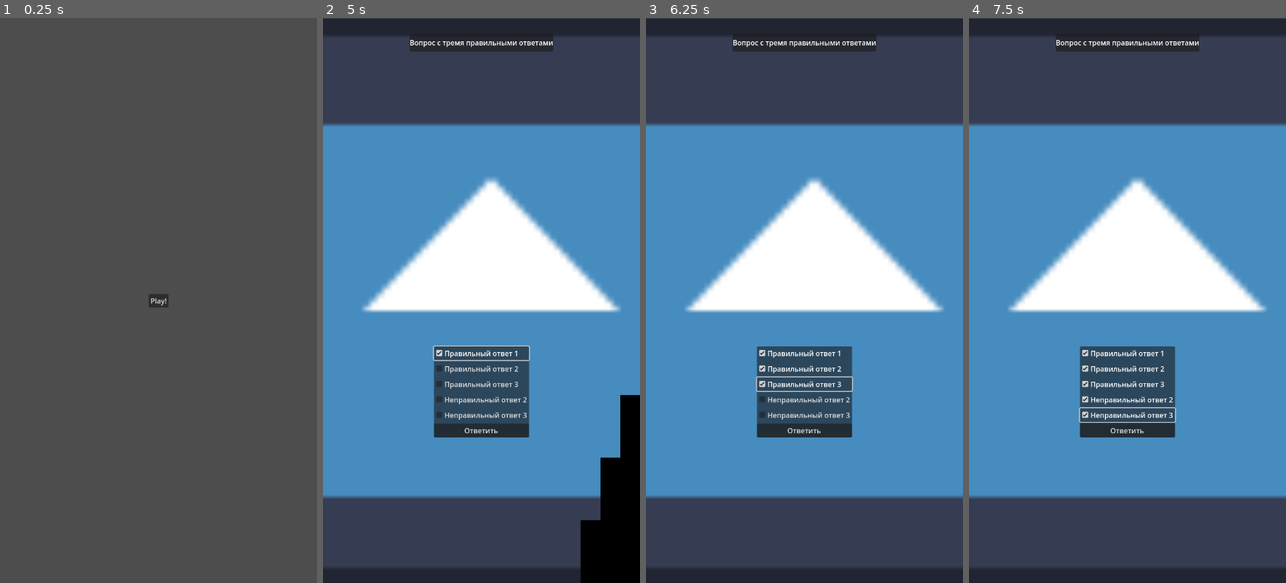
Above: before the commit, frames 1-4 (left to right).
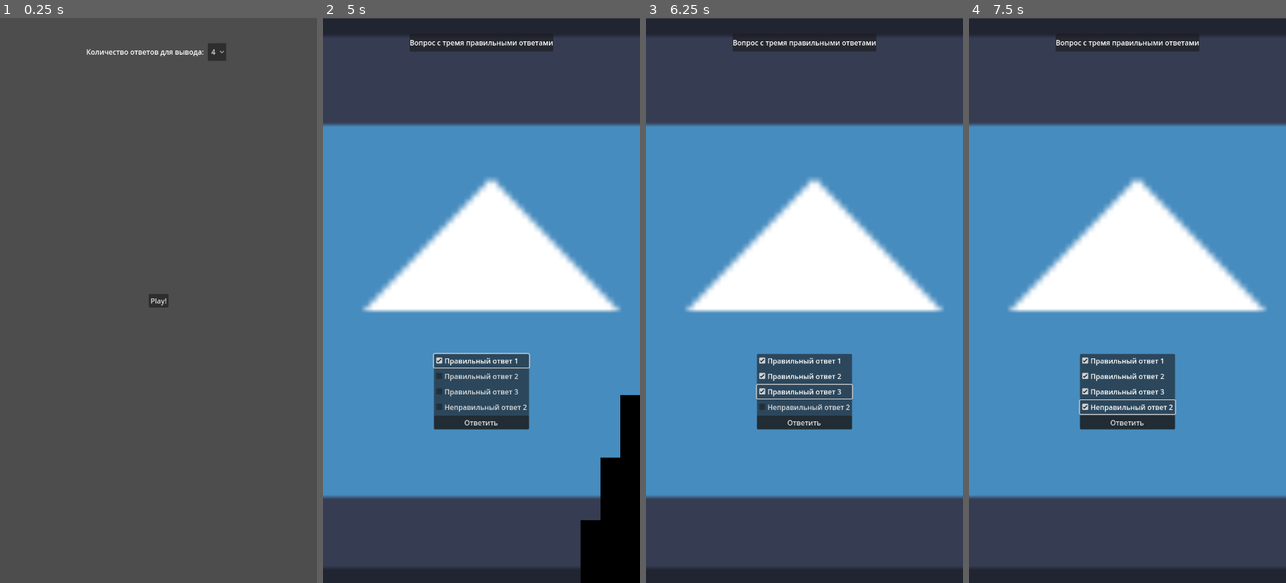
Above: after the commit, the same moments.

Repository: ash4rk/ad-aurum-quiz
Game: Godot game, scene res://main.tscn
Two runs of this game, one before a commit and one after it. Both use one fixed random seed, a clock stepped at 60 frames per second and the inputs below.
Inputs (mouse positions are in pixels of both pictures, inside the frame that each line leads up to):
- Up to frame 1 (0.25 s): no input
- Up to frame 2 (5 s): click (538, 51) at 0.5 s, where only the run after the commit has a clickable "4"; click "Play!" at 1.25 s; click "Россия" at 2 s; click "Next question" at 2.75 s; click "Next question" at 3.5 s; click "Правильный ответ 1" at 4.25 s
- Up to frame 3 (6.25 s): click "Правильный ответ 2" at 5 s; click "Правильный ответ 3" at 5.75 s
- Up to frame 4 (7.5 s): click "Неправильный ответ 2" at 6.5 s; click (1127, 413) at 7.25 s, where only the run before the commit has a clickable "Неправильный ответ 3"

The runs differ from the first frame. In frame 1, 0.4% of the frame differs, in the area x 27-72%, y 4-8%; in frame 2, 2.5%; in frame 3, 2.5%, in the area x 34-66%, y 58-75%; in frame 4, 2.5%.

Commit message:
FEAT: Implement ability to choose number of answers

Diff:
--- a/globals/global.gd
+++ b/globals/global.gd
@@ -8,6 +8,7 @@
 var _questions: Array
 var _question_idx: int = -1
 var correct_answers: = 0
+var answers_number_display: int = 4
 
 func _ready():
 	var json_string = FileAccess.get_file_as_string(QUESTIONS_JSON_PATH)
@@ -19,7 +20,7 @@
 		_load_eng_game_screen()
 		return
 
-	var next_question: Dictionary = _questions[_question_idx]
+	var next_question: Dictionary = _filter_by_answers_number(_questions[_question_idx])
 
 	if _count_correct_answers(next_question.answers) > 1:
 		_load_next_multi_question(next_question)
@@ -29,6 +30,28 @@
 func reset_game():
 	_question_idx = -1
 	correct_answers = 0
+
+func _filter_by_answers_number(question: Dictionary) -> Dictionary:
+	var result_question: Dictionary
+	# Pop first correct answer from question.answers
+	var first_correct_answer = question.answers.pop_at(_get_first_correct_idx(question.answers))
+	# Add one correct answer
+	result_question.answers = [first_correct_answer]
+	# Fill another answers
+	for i in range(answers_number_display-1):
+		result_question.answers.push_back(question.answers[i])
+	# Add other fields to question
+	result_question.question = question.question
+	result_question.background = question.background
+	return result_question
+
+func _get_first_correct_idx(answers: Array) -> int:
+	for i in range(answers.size()):
+		if answers[i].correct:
+			return i
+	assert(false, "ERROR: Question does not have a single correct answer.");
+	return 0
+
 
 func _pass_end_game_params(scene):
 	scene.correct_answers = correct_answers
--- a/main.gd
+++ b/main.gd
@@ -1,9 +1,14 @@
 extends Node
 
 const QUESTION_SCREEN_PATH = "res://scenes/question_screen.tscn"
+
+@onready var answers_number_option: OptionButton = $CanvasLayer/HBoxContainer/AnswersNumberOption
 
 func _ready():
 	await SceneManager.scene_loaded
 
 func _on_play_button_pressed():
 	Global.load_next_screen()
+
+func _on_answers_number_option_item_selected(index):
+	Global.answers_number_display = int(answers_number_option.get_item_text(index))
--- a/main.tscn
+++ b/main.tscn
@@ -21,4 +21,32 @@
 grow_vertical = 2
 text = "Play!"
 
+[node name="HBoxContainer" type="HBoxContainer" parent="CanvasLayer"]
+anchors_preset = 5
+anchor_left = 0.5
+anchor_right = 0.5
+offset_left = -164.5
+offset_top = 57.0
+offset_right = 164.5
+offset_bottom = 97.0
+grow_horizontal = 2
+
+[node name="AnswersNumberOptionLabel" type="Label" parent="CanvasLayer/HBoxContainer"]
+layout_mode = 2
+text = "Количество ответов для вывода: "
+
+[node name="AnswersNumberOption" type="OptionButton" parent="CanvasLayer/HBoxContainer"]
+layout_mode = 2
+item_count = 4
+selected = 2
+popup/item_0/text = "2"
+popup/item_0/id = 0
+popup/item_1/text = "3"
+popup/item_1/id = 1
+popup/item_2/text = "4"
+popup/item_2/id = 2
+popup/item_3/text = "5"
+popup/item_3/id = 3
+
 [connection signal="pressed" from="CanvasLayer/PlayButton" to="." method="_on_play_button_pressed"]
+[connection signal="item_selected" from="CanvasLayer/HBoxContainer/AnswersNumberOption" to="." method="_on_answers_number_option_item_selected"]
